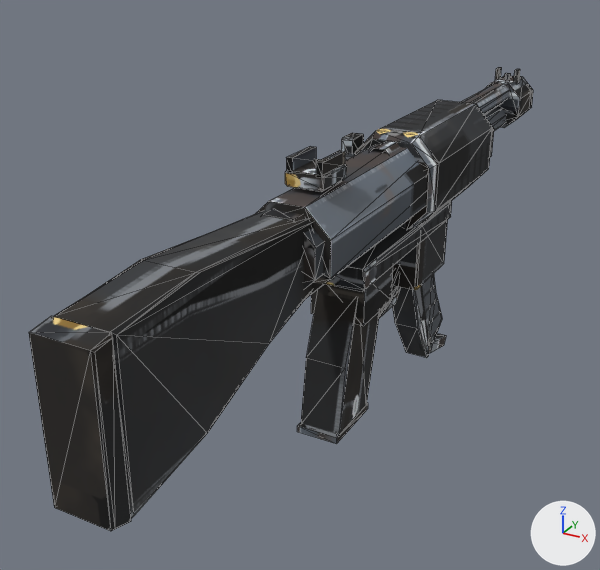
What one commit did to the FBX model apocalipsis-arte/armas/subfusil/Subfusil_Mundo_Estatico.fbx.
The view is the same before and after, from a 50 mm lens placed at (0.0101, -0.0213, 0.0124), pointed at (-0.0025, 0.0016, 0.001). Lighting does not change. The marker at lower right points along +X, +Y and +Z. The first picture is the older version. Mesh edges are drawn as thin lines. Where no turn or scale is listed for an object, it has been applied to the vertices.

In view in the first picture: 'Cargador', 'Handle' and 1 more.
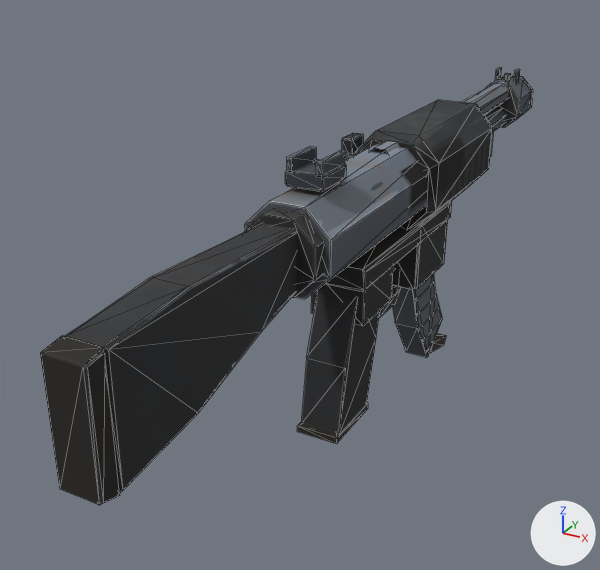
The change, as a diff of the scene's bpy script:
```diff
--- a/apocalipsis-arte/armas/subfusil/Subfusil_Mundo_Estatico.fbx.py
+++ b/apocalipsis-arte/armas/subfusil/Subfusil_Mundo_Estatico.fbx.py
@@ me_cuerpo_002 @@
 me_cuerpo_002.from_pydata(...)  # 348 vertices, 592 faces; spans x -0.0015..0.0015, y -0.0118..0.0178, z -0.0024..0.0067
 # used by ob_handle; location = (0.0, 0.0, 0.0)
+# me_cuerpo_002 part 1: the loose piece of 16 vertices spanning x -0.0008..0.0008, y -0.0118..-0.0112, z 0.0014..0.0056 is scaled about its middle by (0.705, 1, 0.777), then moved by (0.0, 0.0, 0.0001)
+# me_cuerpo_002 part 2: the loose piece of 28 vertices spanning x -0.0008..0.0008, y -0.0112..-0.0034, z 0.0014..0.0058 is scaled about its middle by (0.69, 1, 0.795), then moved by (0.0, 0.0, 0.0001)
+# me_cuerpo_002 part 3: 538 kept faces spanning x -0.0015..0.0015, y -0.0118..0.0178, z -0.0024..0.0067 get new texture (UV) coordinates
 me_cuerpo_002.materials.append(mat_m_subfusil)
```

Where the change shows, as pixel boxes [x1, y1, x2, y2] in the pictures (600 x 570 px; the box of a moved part takes in the faces that stretch with it):
'Handle', reshaped: before [29, 67, 533, 531]; after [40, 67, 533, 505]
part 1 of me_cuerpo_002, moved or reshaped: before [29, 316, 131, 531]; after [40, 336, 120, 505]
part 2 of me_cuerpo_002, moved or reshaped: before [54, 210, 313, 518]; after [65, 223, 297, 493]
part 3 of me_cuerpo_002, surface changed: before [29, 67, 533, 531]; after [40, 67, 533, 505]
